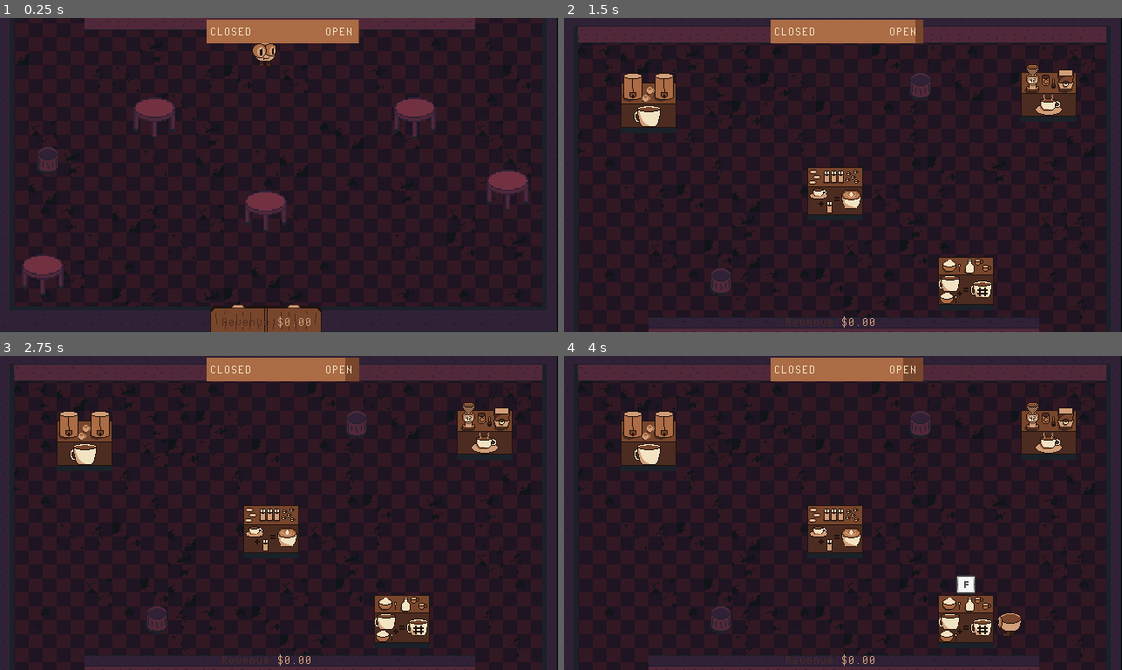
Above: before the commit, frames 1-4 (two rows, left to right).
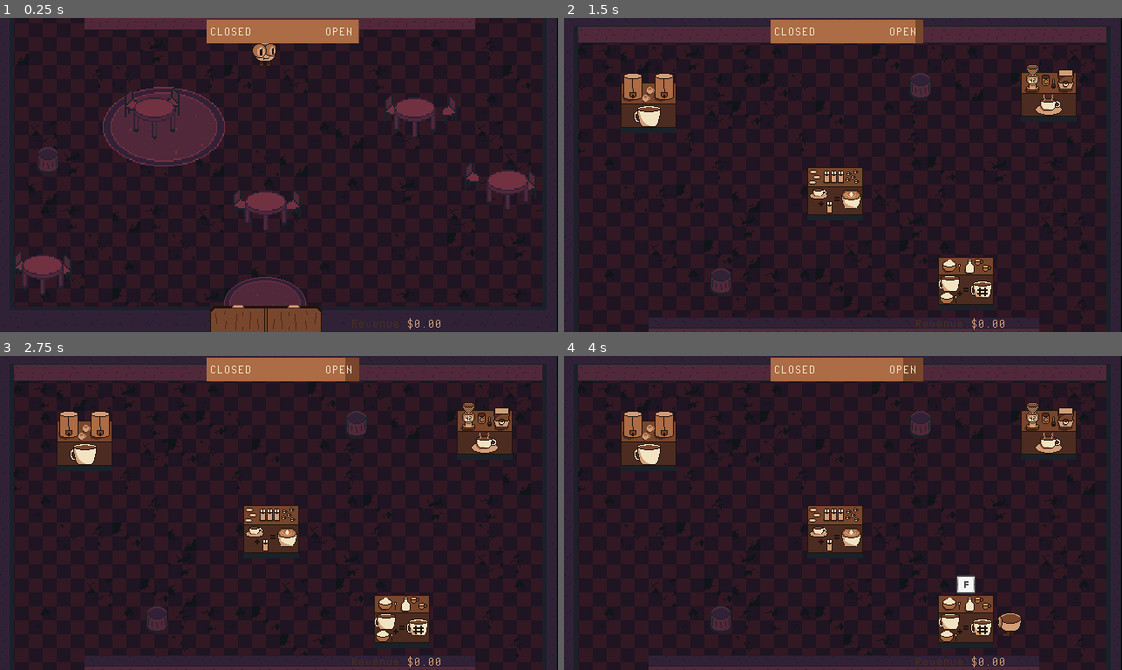
Above: after the commit, the same moments.

Repository: billbobphil/coffee-jam-2023
Game: Godot game, scene res://scenes/rootScene.tscn
Two runs of this game, one before a commit and one after it. Both use one fixed random seed, a clock stepped at 60 frames per second and the inputs below.
Inputs:
- Up to frame 1 (0.25 s): no input
- Up to frame 2 (1.5 s): tap Enter at 0.5 s; hold D (move_right) 0.53-1.28 s; tap Tab (change_camera) at 0.6 s; tap Space (dash) at 1.25, 1.35 s; hold S (move_down) from 1.28 s (still down)
- Up to frame 3 (2.75 s): tap Enter at 2 s; release S (move_down) at 2.03 s; hold D (move_right) from 2.03 s (still down); tap F (interact) at 2.1 s
- Up to frame 4 (4 s): tap Space (dash) at 2.75, 3.6 s; release D (move_right) at 2.78 s; hold W (move_up) 2.78-3.53 s; tap Tab (change_camera) at 2.85 s; hold A (move_left) from 3.53 s (still down)

The runs differ from the first frame. In frame 1, 4.4% of the frame differs, in the area x 2-96%, y 21-100%; in frame 2, 0.2%; in frame 3, 0.2%; in frame 4, 0.2%.

Commit message:
Added some coffee shop decorations (chairs carpets)

Diff:
--- a/scenes/order.tscn
+++ b/scenes/order.tscn
@@ -32,8 +32,8 @@
 
 [node name="InteractSprite" type="Sprite2D" parent="."]
 visible = false
-position = Vector2(0, 39)
-scale = Vector2(0.44, 0.46)
+position = Vector2(26, 0)
+scale = Vector2(0.2, 0.2)
 texture = ExtResource("3_xuywm")
 
 [node name="TimeRemainingBar" type="ProgressBar" parent="."]
--- a/scenes/rootScene.tscn
+++ b/scenes/rootScene.tscn
@@ -1,14 +1,17 @@
-[gd_scene load_steps=18 format=3 uid="uid://7je3nu0pdsus"]
+[gd_scene load_steps=21 format=3 uid="uid://7je3nu0pdsus"]
 
 [ext_resource type="Script" path="res://scripts/gameManager.gd" id="1_84sy3"]
 [ext_resource type="PackedScene" uid="uid://bhasvup0wqgs5" path="res://scenes/player.tscn" id="1_fb7x5"]
 [ext_resource type="PackedScene" uid="uid://c6t81pnweu3om" path="res://scenes/table.tscn" id="2_4o8w4"]
 [ext_resource type="FontFile" uid="uid://cooklxfw2lwhf" path="res://fonts/PixelOperatorMono.ttf" id="2_5e2c6"]
 [ext_resource type="TileSet" uid="uid://c1l6kghem7y1p" path="res://tilesets/floor-tileset.tres" id="2_cl0di"]
+[ext_resource type="Texture2D" uid="uid://y3flof54fpmi" path="res://art/carpet.png" id="4_gnrei"]
 [ext_resource type="Script" path="res://scripts/WallGenerator.gd" id="4_nmx7f"]
 [ext_resource type="PackedScene" uid="uid://b1xl2nurgndxf" path="res://scenes/camera_trigger.tscn" id="5_yqnp0"]
+[ext_resource type="Texture2D" uid="uid://dmaek741bh3yv" path="res://art/chairs/chair-side-16x16.png" id="6_cu1mm"]
 [ext_resource type="PackedScene" uid="uid://mkw6mia3fmqe" path="res://scenes/station.tscn" id="6_j5wo5"]
 [ext_resource type="Script" path="res://scripts/CustomerManager.gd" id="7_buhyn"]
+[ext_resource type="Texture2D" uid="uid://db2f5y4oaunpq" path="res://art/chairs/chair-other-side-16x16.png" id="7_eh3a0"]
 [ext_resource type="Script" path="res://scripts/OrderManager.gd" id="8_gsm2p"]
 [ext_resource type="Texture2D" uid="uid://caaemqq2ww1yi" path="res://art/32x32-cube.png" id="11_hfdru"]
 [ext_resource type="PackedScene" uid="uid://b2sjwuo7bihry" path="res://scenes/level_end.tscn" id="12_lmxvb"]
@@ -35,19 +38,19 @@
 [node name="HUD" type="CanvasLayer" parent="."]
 
 [node name="RevenueLabel" type="Label" parent="HUD"]
-offset_left = 254.0
-offset_top = 340.0
-offset_right = 318.0
-offset_bottom = 363.0
+offset_left = 403.0
+offset_top = 342.0
+offset_right = 467.0
+offset_bottom = 365.0
 theme_override_colors/font_color = Color(0.298039, 0.172549, 0.129412, 1)
 theme_override_fonts/font = ExtResource("2_5e2c6")
 text = "Revenue:"
 
 [node name="RevenueText" type="Label" parent="HUD"]
-offset_left = 318.0
-offset_top = 340.0
-offset_right = 366.0
-offset_bottom = 363.0
+offset_left = 467.0
+offset_top = 342.0
+offset_right = 515.0
+offset_bottom = 365.0
 theme_override_colors/font_color = Color(0.819608, 0.619608, 0.47451, 1)
 theme_override_fonts/font = ExtResource("2_5e2c6")
 text = "$0.00"
@@ -82,6 +85,77 @@
 theme_override_fonts/font = ExtResource("2_5e2c6")
 text = "CLOSED"
 
+[node name="WallGenerator" type="Node2D" parent="."]
+process_mode = 1
+script = ExtResource("4_nmx7f")
+
+[node name="Decorations" type="Node2D" parent="."]
+
+[node name="Carpet" type="Sprite2D" parent="Decorations"]
+position = Vector2(187, 486)
+scale = Vector2(1.5, 1.5)
+texture = ExtResource("4_gnrei")
+
+[node name="Carpet2" type="Sprite2D" parent="Decorations"]
+position = Vector2(303, 689)
+texture = ExtResource("4_gnrei")
+
+[node name="Door" type="Sprite2D" parent="Decorations"]
+position = Vector2(304, 707)
+texture = ExtResource("15_di38t")
+
+[node name="Chairs" type="Node2D" parent="Decorations"]
+
+[node name="Chair-side-16x16" type="Sprite2D" parent="Decorations/Chairs"]
+position = Vector2(282, 574)
+scale = Vector2(2, 2)
+texture = ExtResource("6_cu1mm")
+
+[node name="Chair-side-16x17" type="Sprite2D" parent="Decorations/Chairs"]
+position = Vector2(158, 460)
+scale = Vector2(2, 2)
+texture = ExtResource("6_cu1mm")
+
+[node name="Chair-side-16x18" type="Sprite2D" parent="Decorations/Chairs"]
+position = Vector2(31, 645)
+scale = Vector2(2, 2)
+texture = ExtResource("6_cu1mm")
+
+[node name="Chair-side-16x19" type="Sprite2D" parent="Decorations/Chairs"]
+position = Vector2(456, 466)
+scale = Vector2(2, 2)
+texture = ExtResource("6_cu1mm")
+
+[node name="Chair-side-16x20" type="Sprite2D" parent="Decorations/Chairs"]
+position = Vector2(548, 543)
+scale = Vector2(2, 2)
+texture = ExtResource("6_cu1mm")
+
+[node name="Chair-other-side-16x16" type="Sprite2D" parent="Decorations/Chairs"]
+position = Vector2(328, 575)
+scale = Vector2(2, 2)
+texture = ExtResource("7_eh3a0")
+
+[node name="Chair-other-side-16x17" type="Sprite2D" parent="Decorations/Chairs"]
+position = Vector2(507, 467)
+scale = Vector2(2, 2)
+texture = ExtResource("7_eh3a0")
+
+[node name="Chair-other-side-16x18" type="Sprite2D" parent="Decorations/Chairs"]
+position = Vector2(598, 553)
+scale = Vector2(2, 2)
+texture = ExtResource("7_eh3a0")
+
+[node name="Chair-other-side-16x19" type="Sprite2D" parent="Decorations/Chairs"]
+position = Vector2(189, 458)
+scale = Vector2(2, 2)
+texture = ExtResource("7_eh3a0")
+
+[node name="Chair-other-side-16x20" type="Sprite2D" parent="Decorations/Chairs"]
+position = Vector2(65, 649)
+scale = Vector2(2, 2)
+texture = ExtResource("7_eh3a0")
+
 [node name="Player" parent="." instance=ExtResource("1_fb7x5")]
 position = Vector2(303, 402)
 
@@ -90,10 +164,6 @@
 
 [node name="KitchenCamera" type="Camera2D" parent="."]
 position = Vector2(319, 181)
-
-[node name="WallGenerator" type="Node2D" parent="."]
-process_mode = 1
-script = ExtResource("4_nmx7f")
 
 [node name="CameraTriggers" type="Node2D" parent="."]
 process_mode = 1
@@ -193,12 +263,6 @@
 [node name="GarbageCan3" parent="GarbageCans" instance=ExtResource("14_w40hf")]
 position = Vector2(179, 303)
 
-[node name="Decorations" type="Node2D" parent="."]
-
-[node name="Door" type="Sprite2D" parent="Decorations"]
-position = Vector2(304, 707)
-texture = ExtResource("15_di38t")
-
 [connection signal="body_entered" from="CameraTriggers/KitchenCameraTriggerLeft" to="." method="_on_change_camera" binds= ["kitchen"]]
 [connection signal="body_entered" from="CameraTriggers/KitchenCameraTriggerRight" to="." method="_on_change_camera" binds= ["kitchen"]]
 [connection signal="body_entered" from="CameraTriggers/StorefrontCameraTriggerLeft" to="." method="_on_change_camera" binds= ["storefront"]]
Binary file added: art/carpet.png
Not shown, added: art/carpet.png.import
Binary file added: art/chairs/chair-other-side-16x16.png
Not shown, added: art/chairs/chair-other-side-16x16.png.import
Binary file added: art/chairs/chair-side-16x16.png
Not shown, added: art/chairs/chair-side-16x16.png.import
